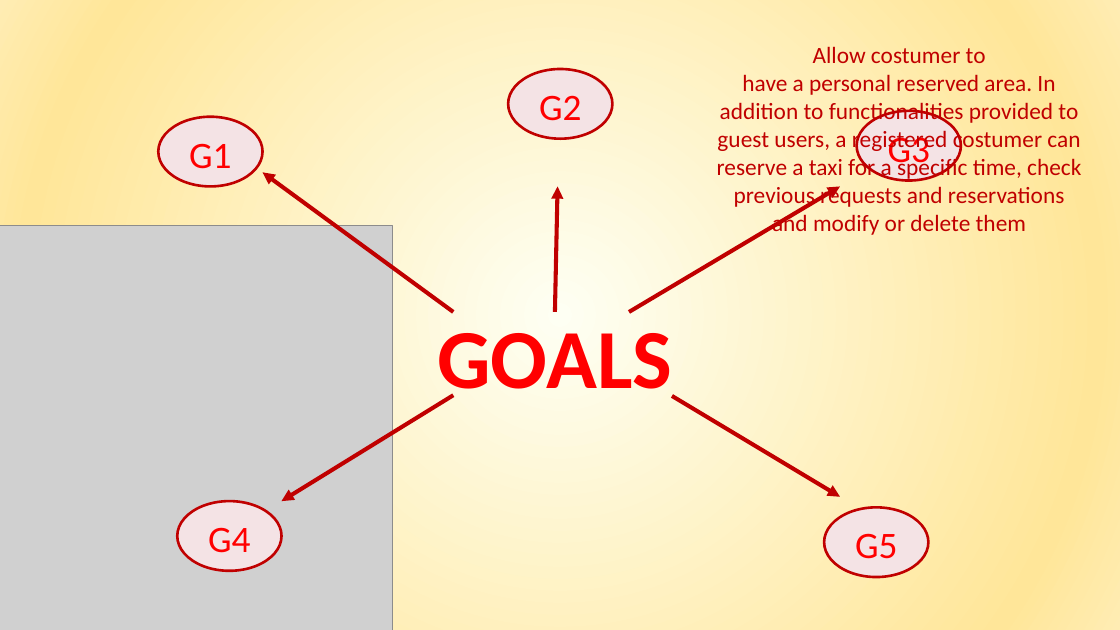
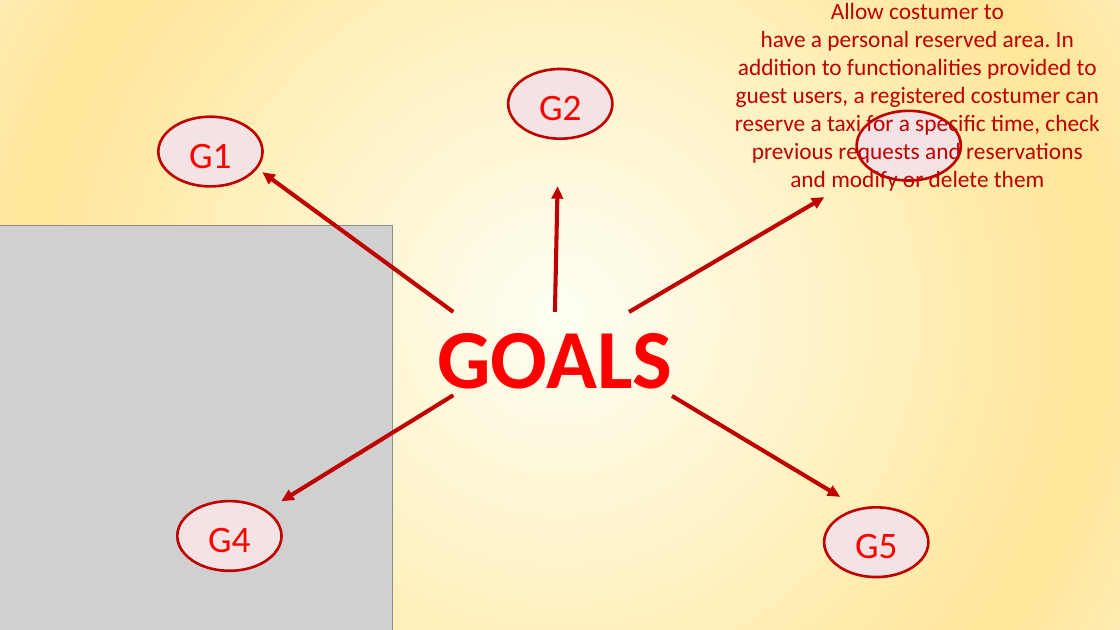
Before and after one commit to giuseppemanzi/manzinicolini, a slide deck: slide 8 of All/final presentation/Final presentation.pptx. Drawn at 1120x630 pixels with LibreOffice and Linux fonts; fonts in the diff are those of the drawing; grey boxes stand for pictures. Boxes give left, top, right and bottom in pixels: in the first picture for what was removed or moved away, otherwise in the second. Text is boxed around its words. In the diff, an @@ line names an element or a change of style, - is before the commit and + after.

```diff
--- a/All/final presentation/Final presentation.pptx
+++ b/All/final presentation/Final presentation.pptx
@@ text "Allow costumer to": place and size @@
-text "Allow costumer to" at (717,46,1081,235)
+text "Allow costumer to" at (735,2,1099,191)
@@ text removed at (888,132,930,172) @@
-G3
@@ arrow moved from (629, 312) - (840, 187) to (629, 312) - (824, 197) @@
```
Also in this commit, not shown: 13 other slides changed, 6 slides added, 1 other file.
